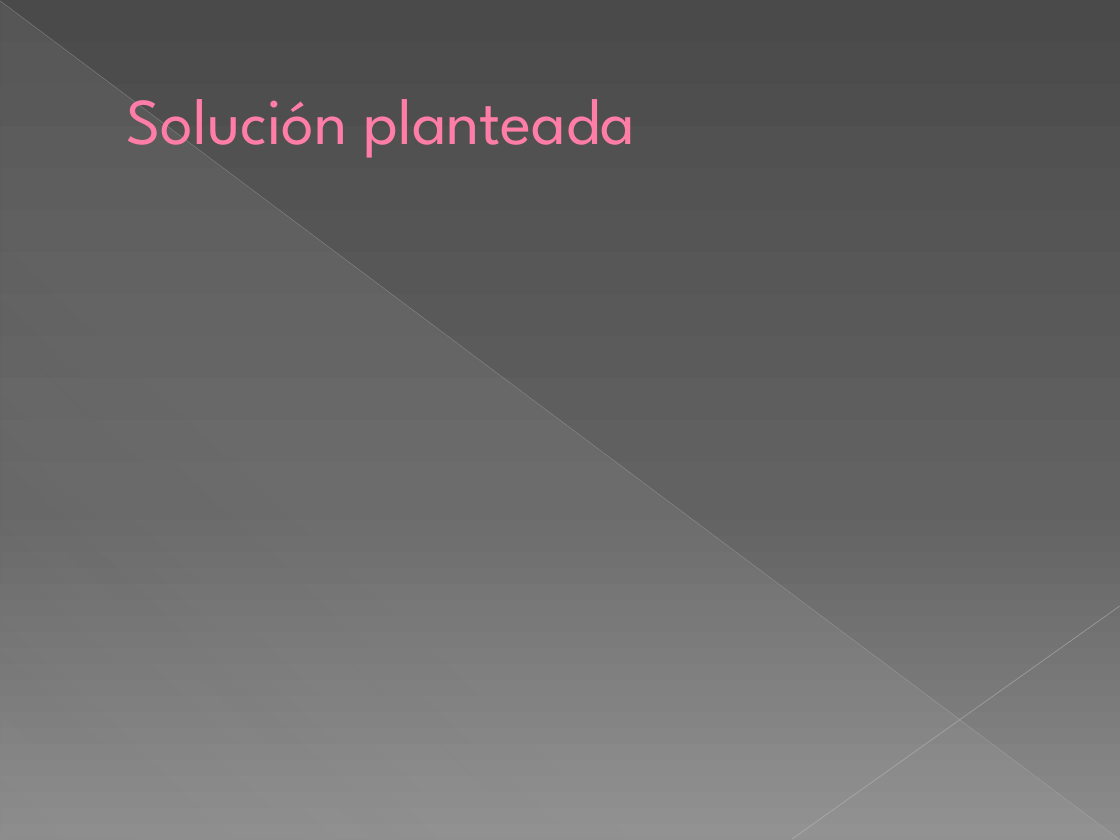
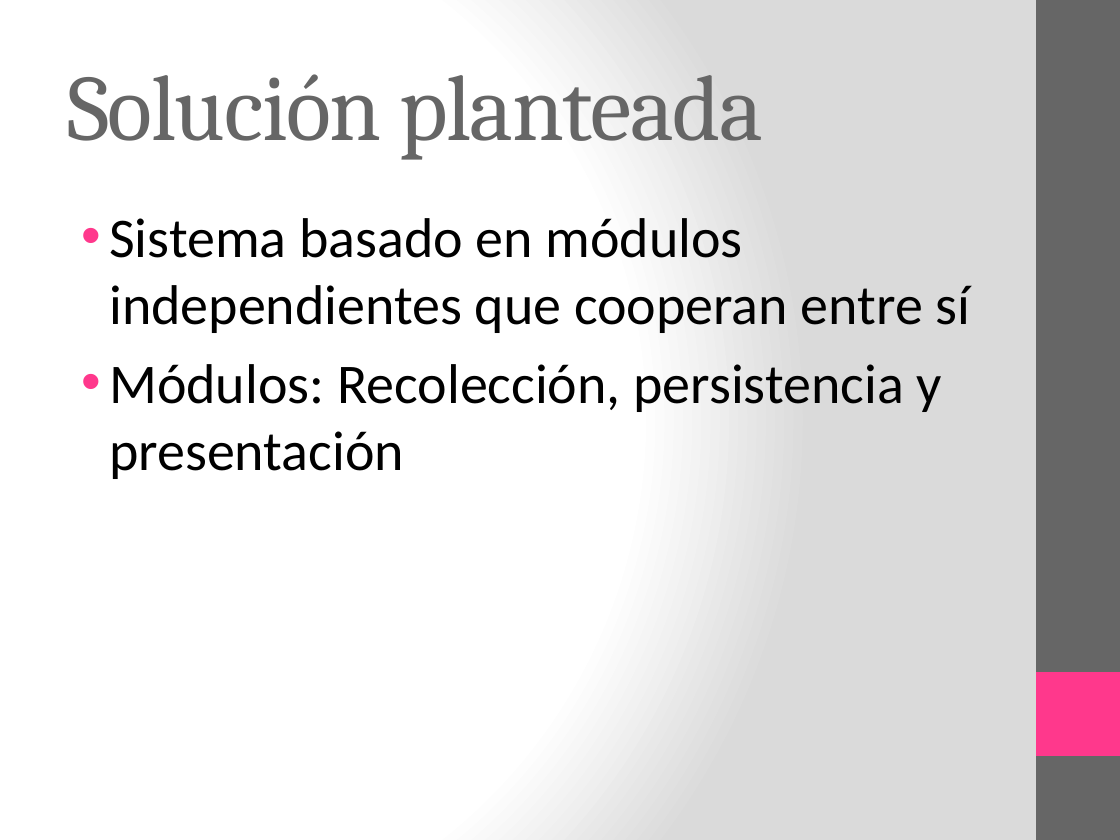
Before and after one commit to Arquisoft/ObservaTerra31, a slide deck: slide 3 of PPT/ObservaTerra31.pptx. Drawn at 1120x840 pixels with LibreOffice and Linux fonts; fonts in the diff are those of the drawing. Boxes give left, top, right and bottom in pixels: in the first picture for what was removed or moved away, otherwise in the second. Text is boxed around its words. In the diff, an @@ line names an element or a change of style, - is before the commit and + after.

```diff
--- a/PPT/ObservaTerra31.pptx
+++ b/PPT/ObservaTerra31.pptx
@@ background gradient #4A4A4A to #626262 to #8C8C8C to gradient #FFFFFF to #DADADA @@
@@ line removed from (0, 1) to (1119, 839) @@
@@ right triangle removed at (1, 2, 1119, 840) @@
@@ rectangle added at (1036, 0, 1120, 840), fill #666666 @@
@@ title "Solución planteada" at (67, 74, 764, 160): size 42 to 60 pt, font League Spartan to Cambria, text colour #FF7DA7 to #666666, letter spacing 0 to -1 pt, letter outline #B12761 0.5 pt to none; indent changed @@
@@ text added at (109, 218, 971, 479), 36 pt, text #000000 @@
+• Sistema basado en módulos independientes que cooperan entre sí
+• Módulos: Recolección, persistencia y presentación
@@ line removed from (1120, 606) to (792, 839) @@
@@ rectangle added at (1036, 672, 1120, 756), fill #FF388C @@
```
Also in this commit, not shown: 3 other slides changed, 3 slides added, 3 slides removed, 2 other files.
